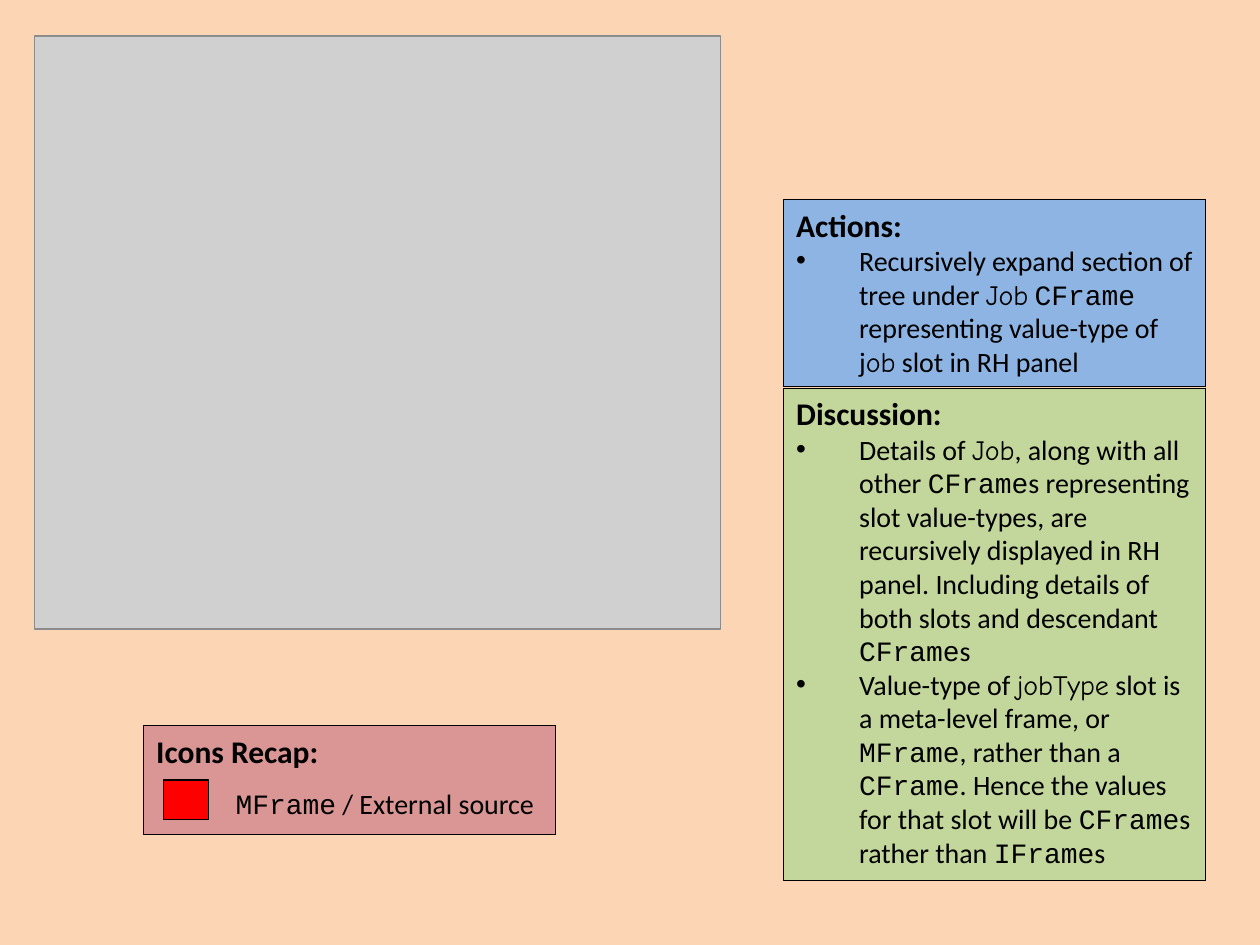
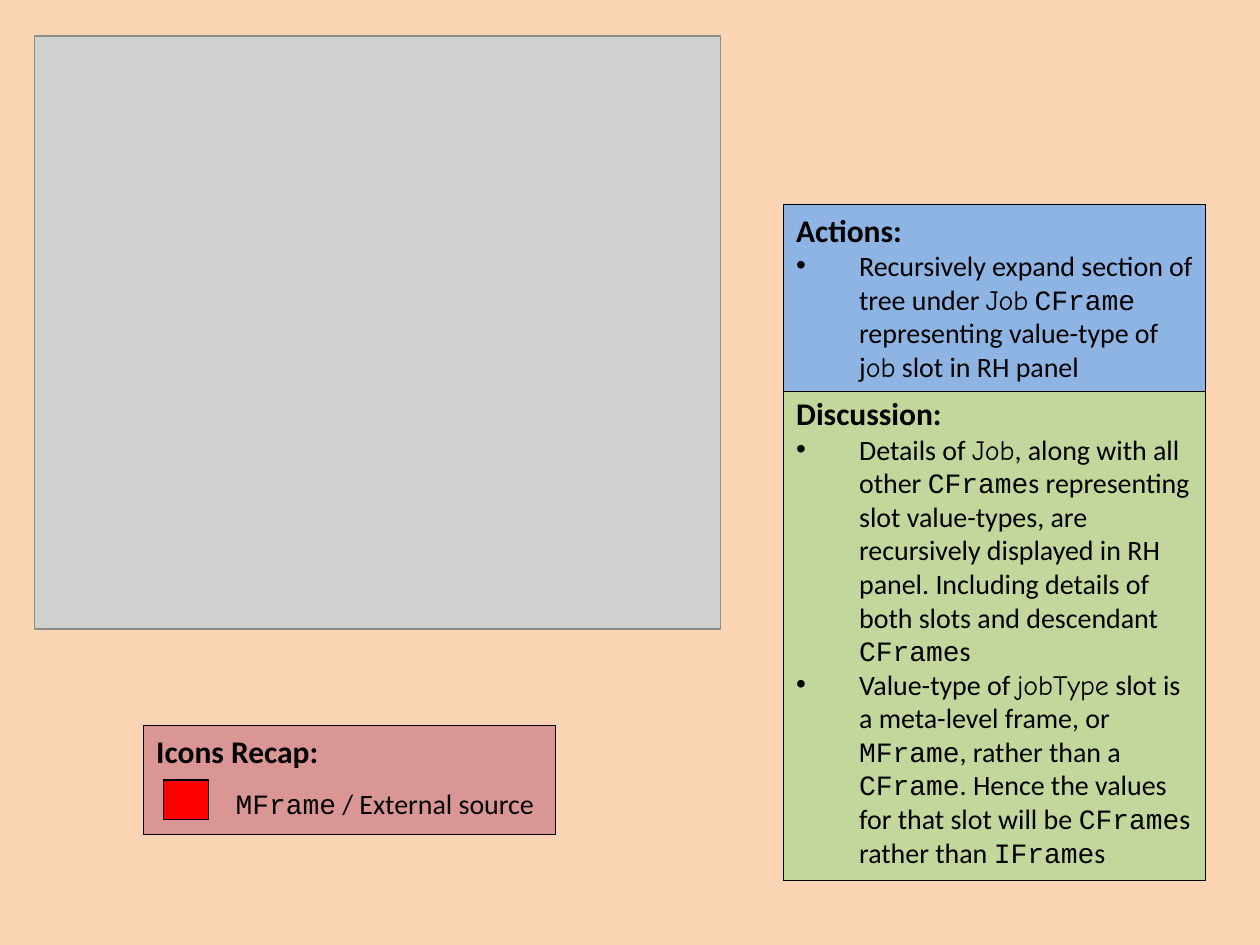
Before and after one commit to colin-puleston/mekon-hobo, a slide deck: slide 15 of docs/MEKON-HOBO Introductory Tutorial.pptx. Drawn at 1260x945 pixels with LibreOffice and Linux fonts; fonts in the diff are those of the drawing; grey boxes stand for pictures. Boxes give left, top, right and bottom in pixels: in the first picture for what was removed or moved away, otherwise in the second. Text is boxed around its words. In the diff, an @@ line names an element or a change of style, - is before the commit and + after.

```diff
--- a/docs/MEKON-HOBO Introductory Tutorial.pptx
+++ b/docs/MEKON-HOBO Introductory Tutorial.pptx
@@ rectangle "Actions:": place and size @@
-rectangle "Actions:" at box(784, 199, 1206, 386)
+rectangle "Actions:" at box(784, 204, 1206, 391)
```
Also in this commit, not shown: 2 other slides changed, 1 slide removed.
